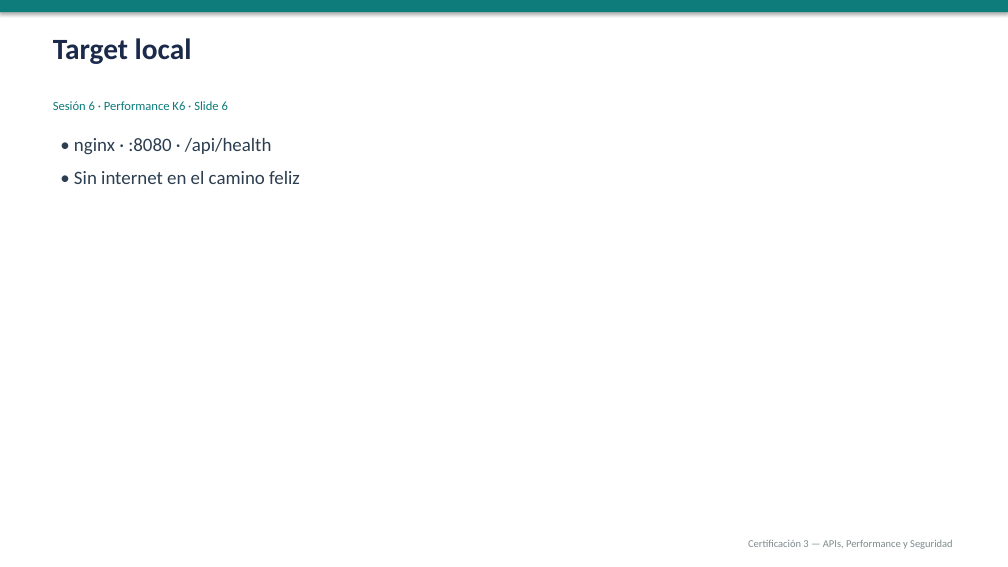
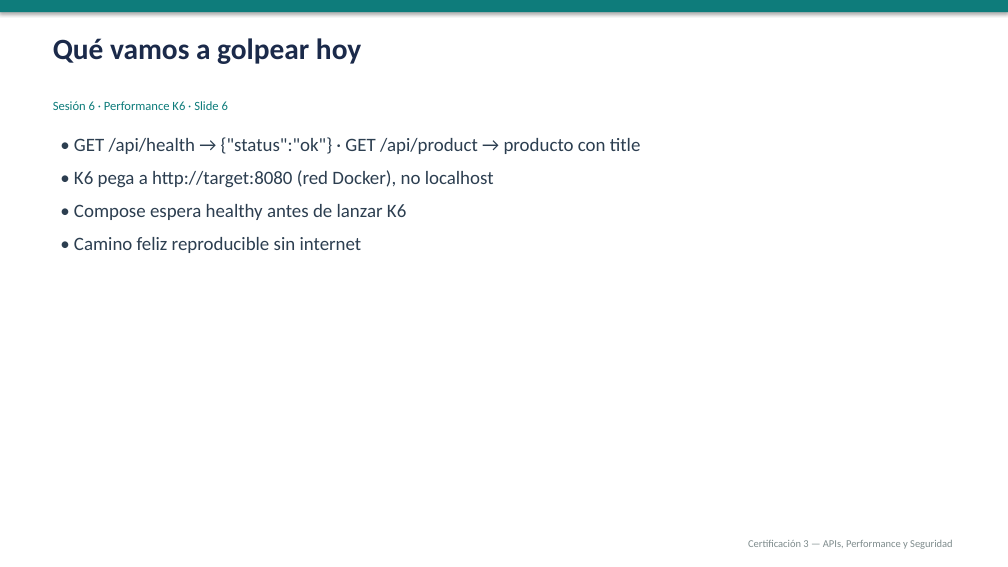
Before and after one commit to gbarandica/qa-automation-certification-3, a slide deck: slide 6 of sesiones/sesion-06/sesion-06.pptx. Drawn at 1008x567 pixels with LibreOffice and Linux fonts; fonts in the diff are those of the drawing. Boxes give left, top, right and bottom in pixels: in the first picture for what was removed or moved away, otherwise in the second. Text is boxed around its words. In the diff, an @@ line names an element or a change of style, - is before the commit and + after.

```diff
--- a/sesiones/sesion-06/sesion-06.pptx
+++ b/sesiones/sesion-06/sesion-06.pptx
@@ text at (53,38,361,64): text changed @@
-Target local
+Qué vamos a golpear hoy
@@ text at (74,137,641,253): text changed @@
-• nginx · :8080 · /api/health
-• Sin internet en el camino feliz
+• GET /api/health → {"status":"ok"} · GET /api/product → producto con title
+• K6 pega a http://target:8080 (red Docker), no localhost
+• Compose espera healthy antes de lanzar K6
+• Camino feliz reproducible sin internet
```
Also in this commit, not shown: 19 other slides changed, 16 other files.
